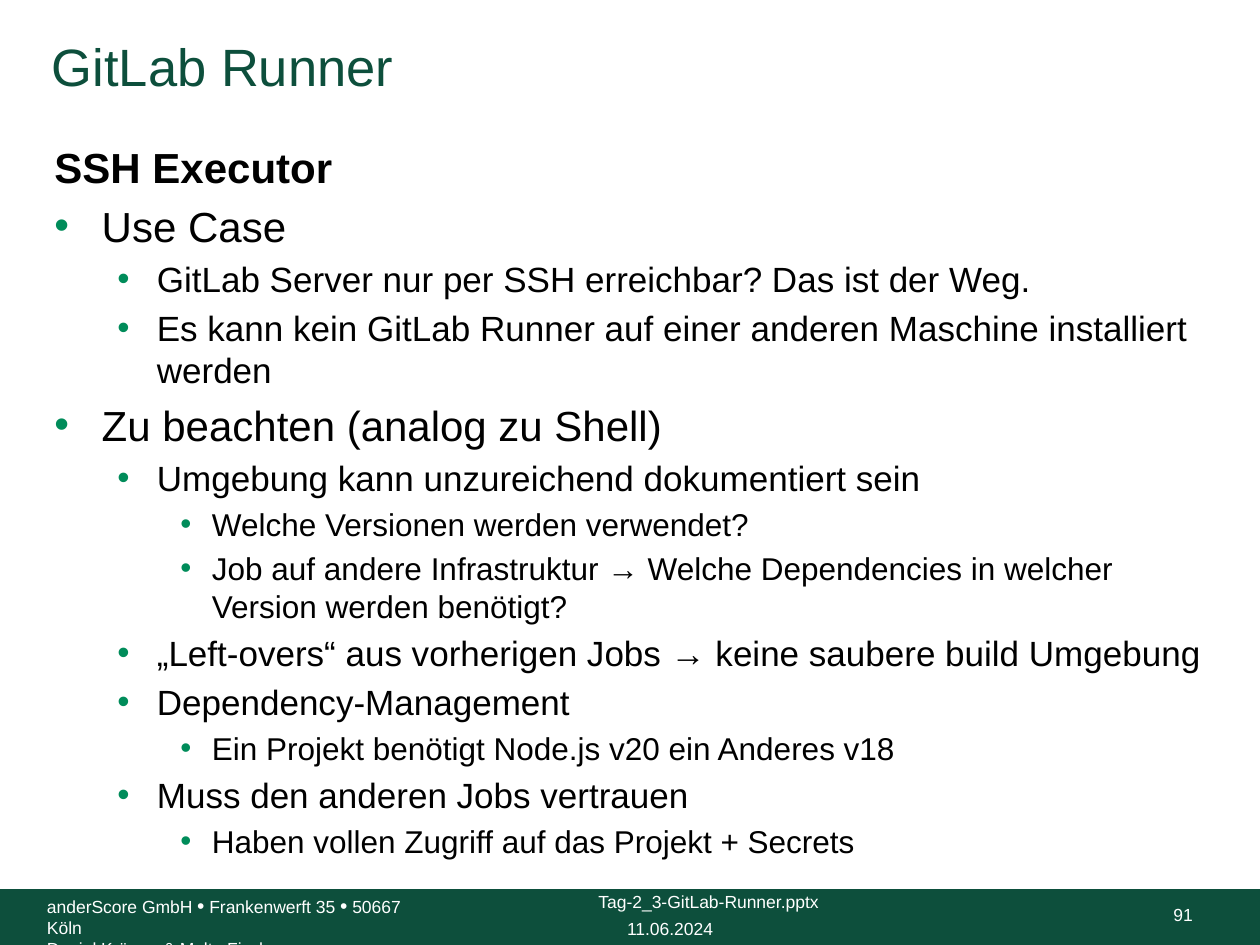
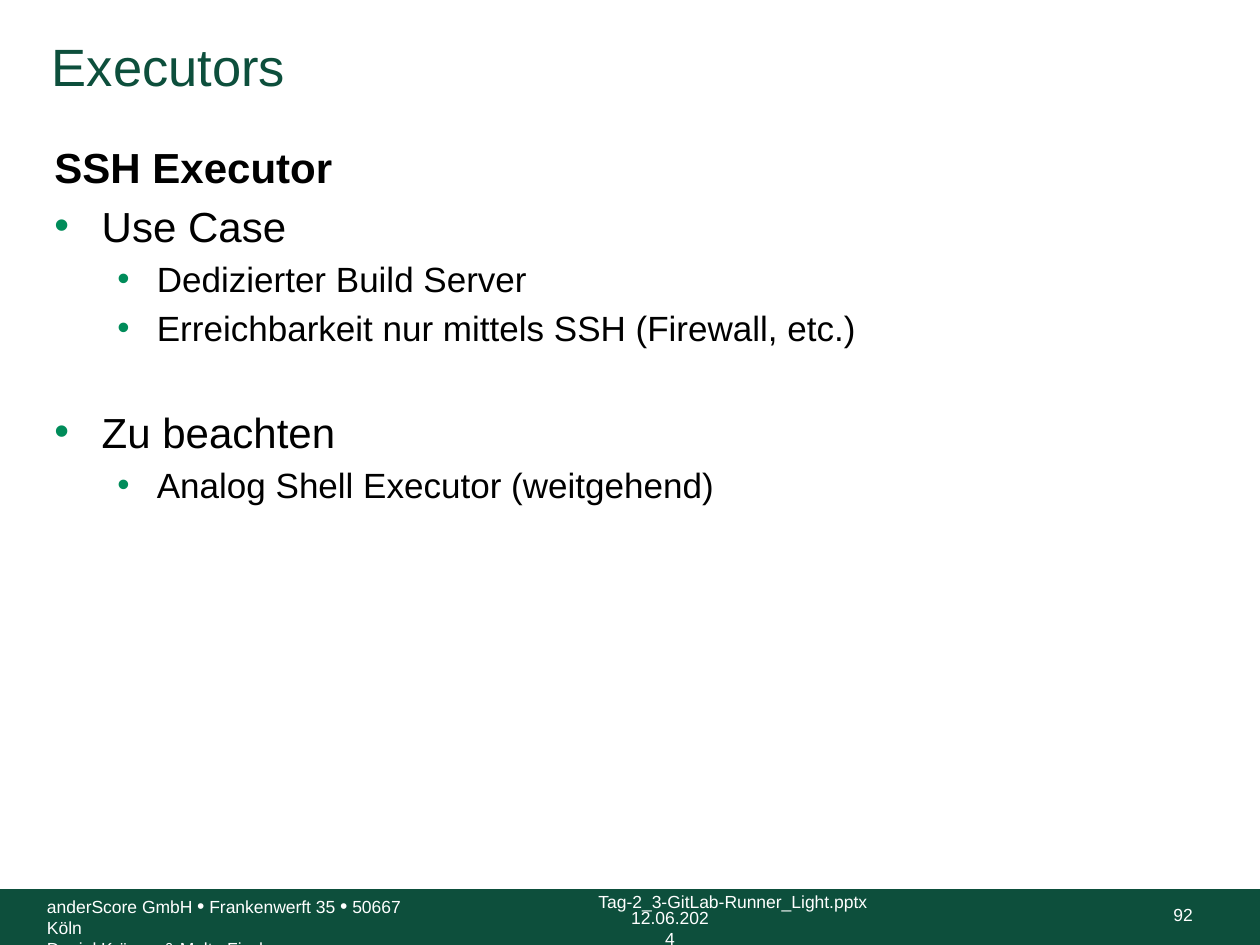
Before and after one commit to anderscore-gmbh/gitlab, a slide deck: slide 92 of slides/Tag-2_3-GitLab-Runner.pptx (slide 91 before the commit). Drawn at 1260x945 pixels with LibreOffice and Linux fonts; fonts in the diff are those of the drawing; background and template pictures are left out. Boxes give left, top, right and bottom in pixels: in the first picture for what was removed or moved away, otherwise in the second. Text is boxed around its words. In the diff, an @@ line names an element or a change of style, - is before the commit and + after.

Commit message:
_Light suffix entfernt (aka umbenannt)

```diff
--- a/slides/Tag-2_3-GitLab-Runner.pptx
+++ b/slides/Tag-2_3-GitLab-Runner.pptx
@@ title at box(52, 50, 285, 87): text changed @@
-GitLab Runner
+Executors
@@ text at box(102, 266, 855, 505): text changed @@
-  • GitLab Server nur per SSH erreichbar? Das ist der Weg.
-  • Es kann kein GitLab Runner auf einer anderen Maschine installiert werden
-• Zu beachten (analog zu Shell)
-  • Umgebung kann unzureichend dokumentiert sein
-    • Welche Versionen werden verwendet?
-    • Job auf andere Infrastruktur → Welche Dependencies in welcher Version werden benötigt?
-  • „Left-overs“ aus vorherigen Jobs → keine saubere build Umgebung
-  • Dependency-Management
-    • Ein Projekt benötigt Node.js v20 ein Anderes v18
-  • Muss den anderen Jobs vertrauen
-    • Haben vollen Zugriff auf das Projekt + Secrets
+  • Dedizierter Build Server
+  • Erreichbarkeit nur mittels SSH (Firewall, etc.)
+• Zu beachten
+  • Analog Shell Executor (weitgehend)
@@ text at box(598, 895, 867, 913): text changed @@
-Tag-2_3-GitLab-Runner.pptx
+Tag-2_3-GitLab-Runner_Light.pptx
@@ text at box(631, 911, 709, 924): text changed @@
-11.06.2024
+12.06.2024
@@ page number at box(1173, 908, 1192, 921): text changed @@
-91
+92
```
Also in this commit, not shown: 97 other slides changed, 2 slides added, 1 slide removed.
